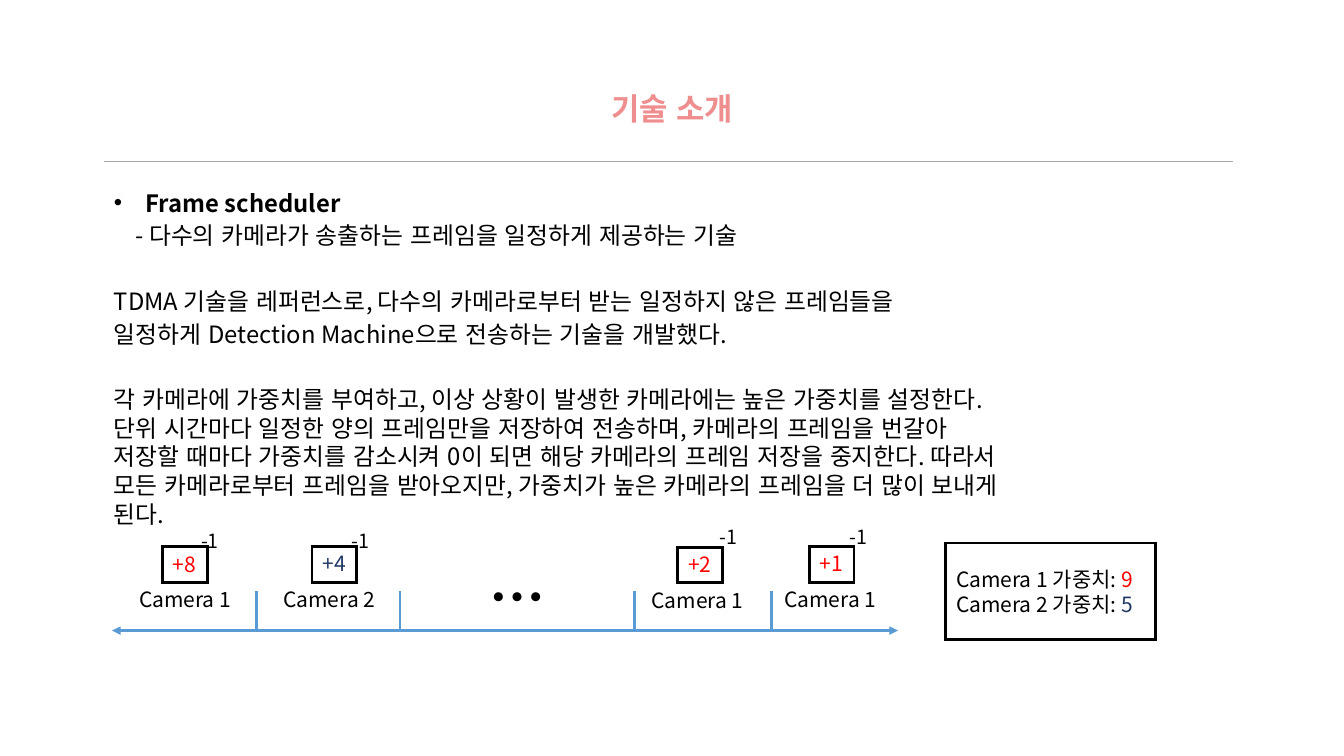
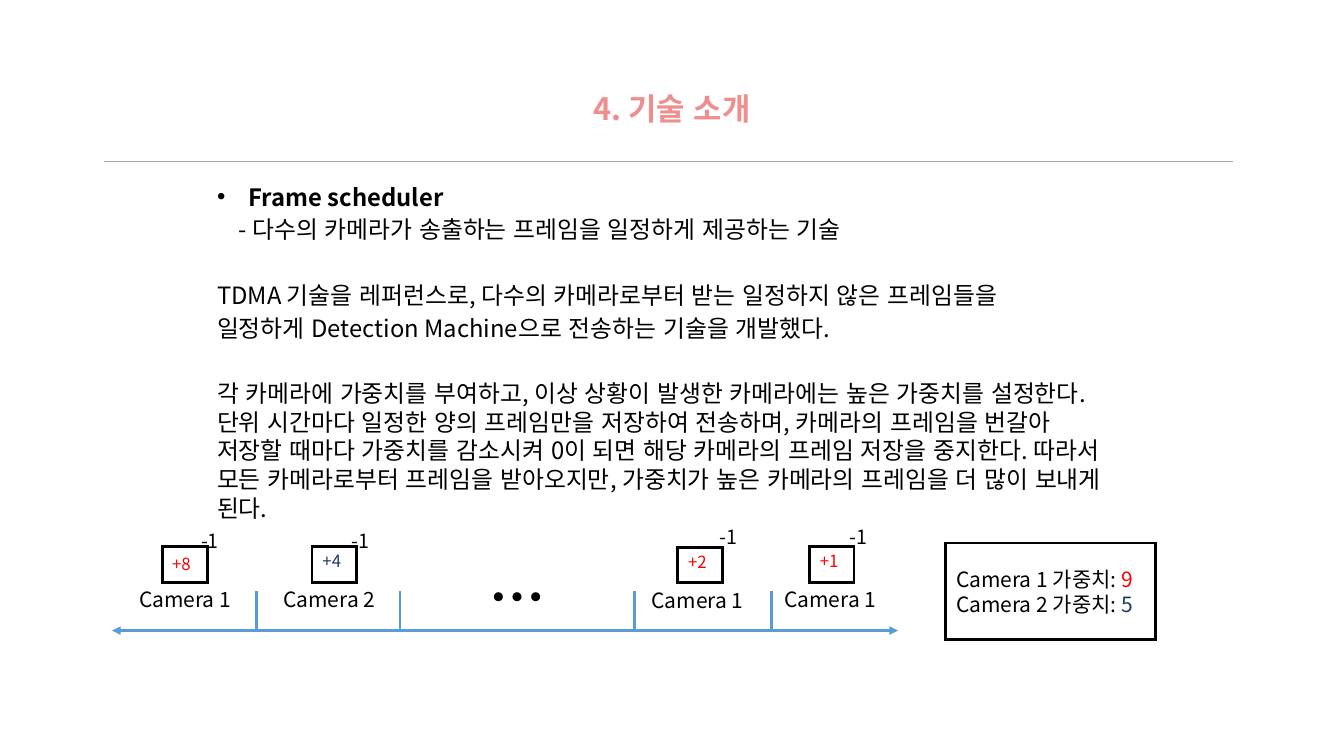
Before and after one commit to jinujeon/ICE_CAP, a slide deck: slide 7 of Docs/최종발표1.pptx (slide 3 before the commit). Drawn at 1344x756 pixels with LibreOffice and Linux fonts; fonts in the diff are those of the drawing; background and template pictures are left out. Boxes give left, top, right and bottom in pixels: in the first picture for what was removed or moved away, otherwise in the second. Text is boxed around its words. In the diff, an @@ line names an element or a change of style, - is before the commit and + after.

Commit message:
v2

```diff
--- a/Docs/최종발표1.pptx
+++ b/Docs/최종발표1.pptx
@@ text at [594,94,751,123]: text changed @@
-기술 소개
+4. 기술 소개
@@ text "Frame scheduler": place and size @@
-text "Frame scheduler" at [114,193,998,525]
+text "Frame scheduler" at [217,187,1101,519]
@@ size 15 to 12 pt in 4 elements at [172,557,191,570], [322,554,341,567], [688,555,707,568], [820,554,839,567] @@
```
Also in this commit, not shown: 5 other slides changed, 7 slides added, 13 slides removed.
